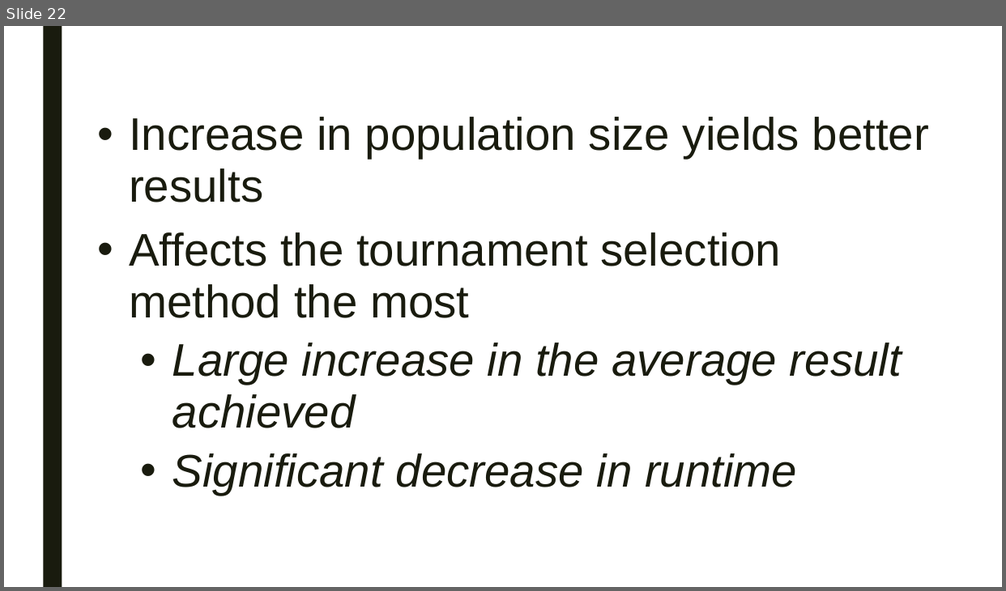
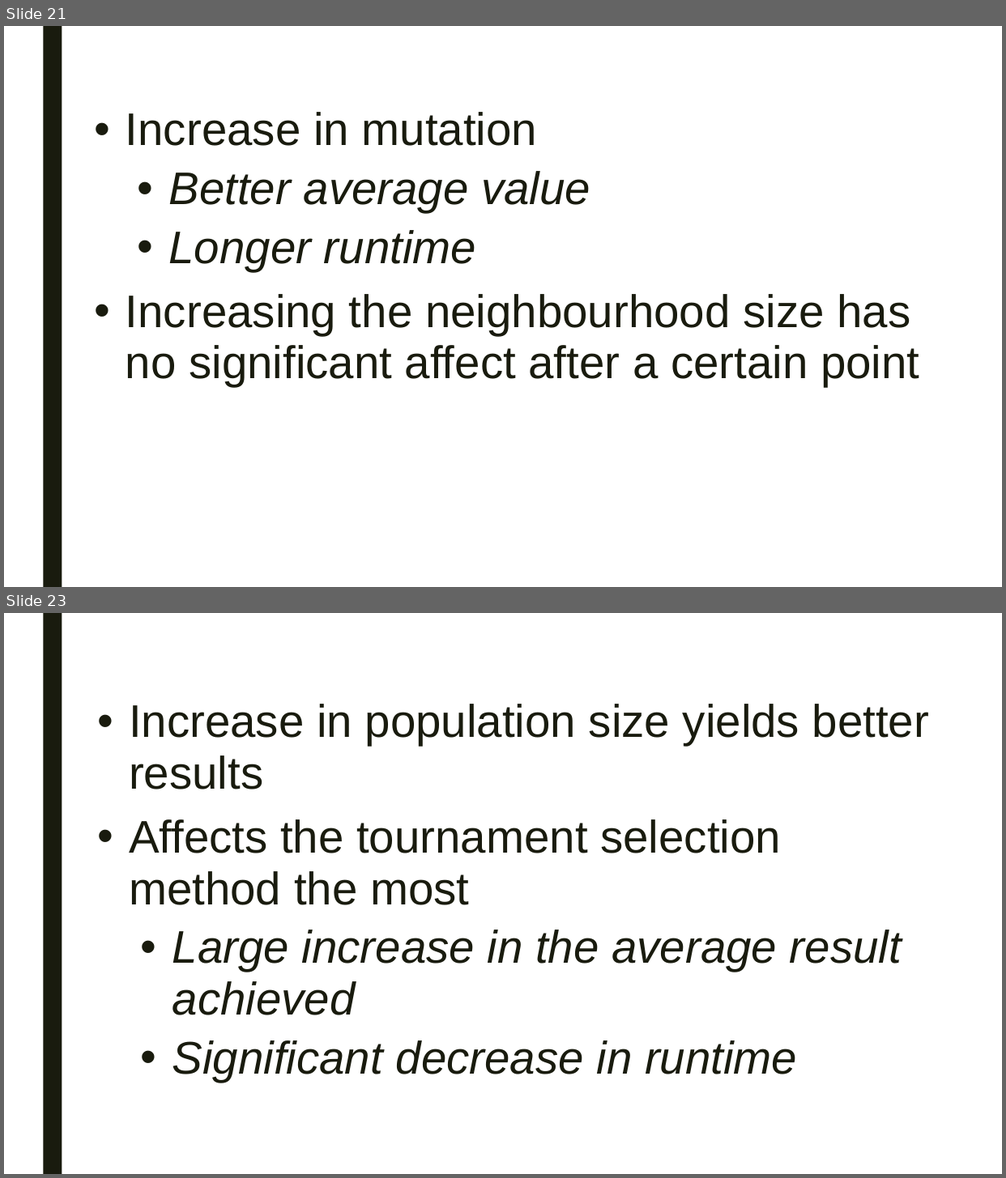
Before and after one commit to swengeler/PP3, a slide deck: Report, presentation and related stuff/Knapsack_problem.pptx. Shown one above the other, each under a label of ours: slide 22 before the commit, slides 21 and 23 after it; the slides between them are not shown. The pictures are 1006x591 and 1006x1178 pixels, drawn with LibreOffice and Linux fonts; fonts in the diff are those of the drawing. Boxes give left, top, right and bottom in pixels: in the first picture for what was removed or moved away, otherwise in the second. Text is boxed around its words. In the diff, an @@ line names an element or a change of style, - is before the commit and + after.

Commit message:
Changes

```diff
--- a/Report, presentation and related stuff/Knapsack_problem.pptx
+++ b/Report, presentation and related stuff/Knapsack_problem.pptx
@@ slide 21 added at (x1=4, y1=26, x2=1002, y2=587), background #FFFFFF; not listed: 1 template element that a slide beside it also shows @@
@@ text added at (x1=126, y1=112, x2=919, y2=387), 44 pt, text #191B0E @@
+• Increase in mutation
+  • Better average value
+  • Longer runtime
+• Increasing the neighbourhood size has no significant affect after a certain point
@@ what was slide 22 is now slide 23 @@
```
Also in this commit, not shown: 1 slide changed.
